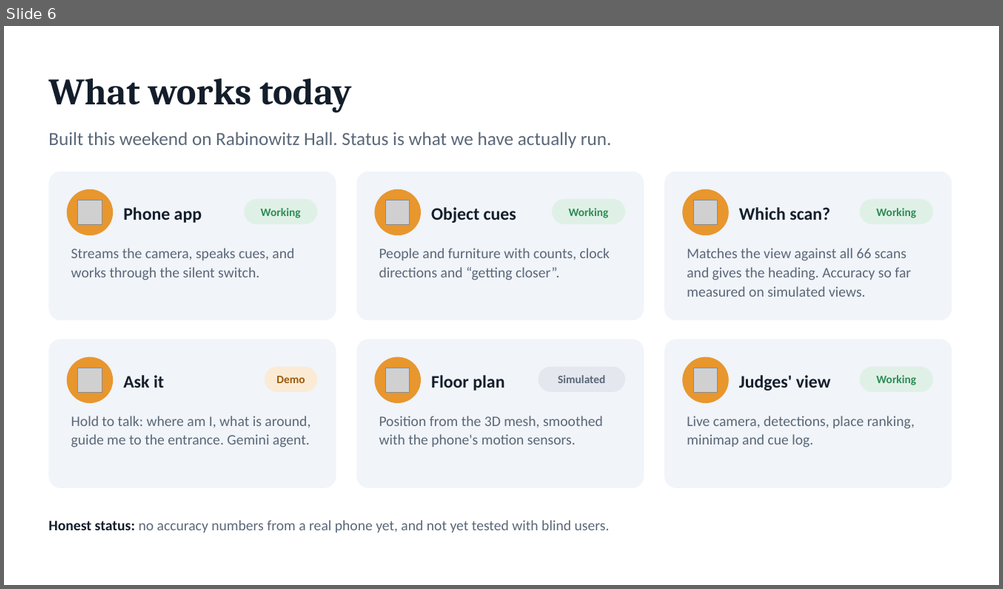
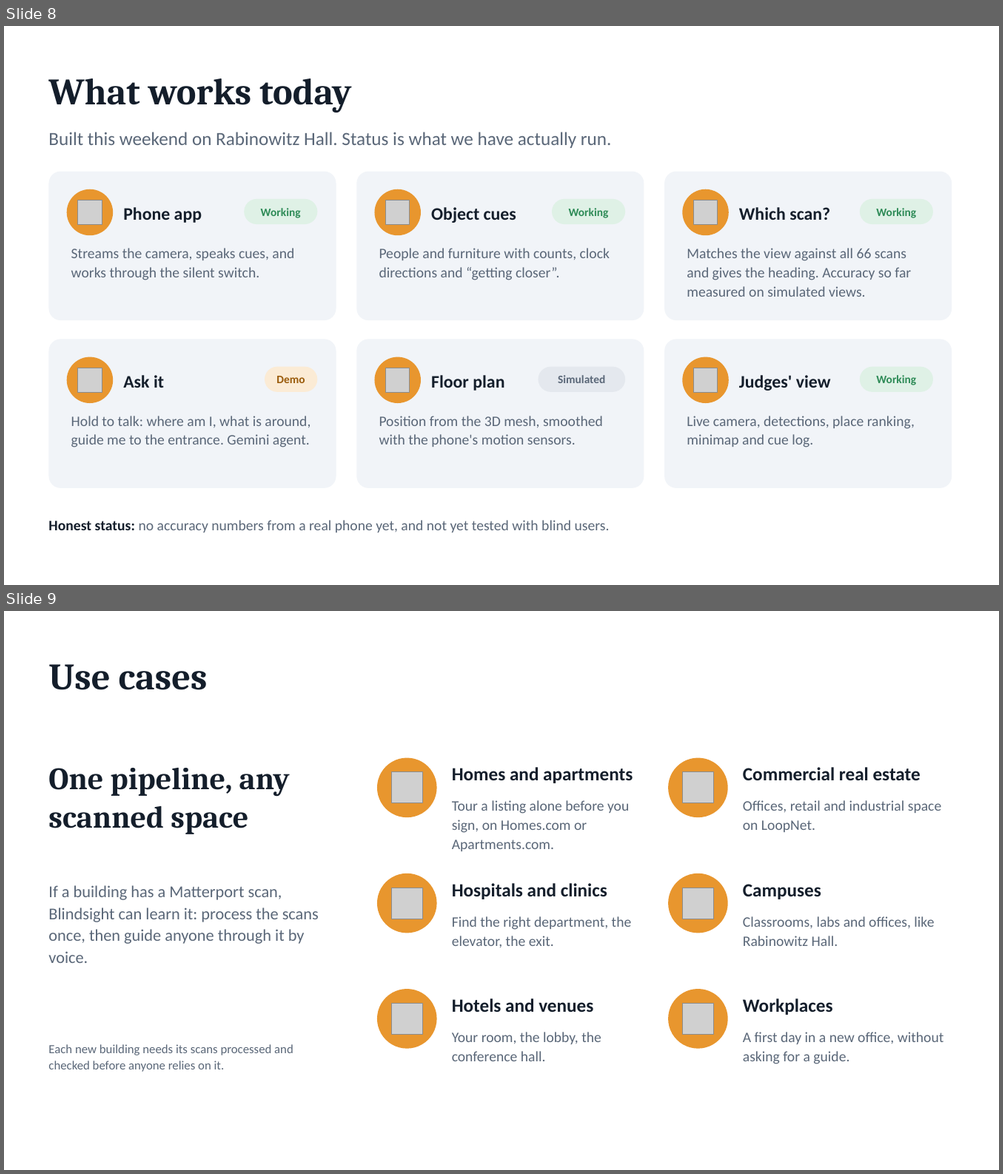
Before and after one commit to epicgdog/blindsight, a slide deck: slides/blindsight.pptx. Shown one above the other, each under a label of ours: slide 6 before the commit, slides 8 and 9 after it. The pictures are 1003x589 and 1003x1174 pixels, drawn with LibreOffice and Linux fonts; fonts in the diff are those of the drawing; grey boxes stand for pictures. Boxes give left, top, right and bottom in pixels: in the first picture for what was removed or moved away, otherwise in the second. Text is boxed around its words. In the diff, an @@ line names an element or a change of style, - is before the commit and + after.

```diff
--- a/slides/blindsight.pptx
+++ b/slides/blindsight.pptx
@@ slide 9 added at <box>4,611,999,1170</box>, background #FFFFFF @@
@@ text added at <box>48,664,208,690</box>, 36 pt, text #141E2B, bold @@
+Use cases
@@ ellipse added at <box>377,758,437,817</box>, fill #E8962E @@
@@ ellipse added at <box>668,758,728,817</box>, fill #E8962E @@
@@ text added at <box>48,768,290,834</box>, 30 pt, text #141E2B, bold @@
+One pipeline, any scanned space
@@ picture added at <box>391,772,423,803</box> @@
@@ text added at <box>452,767,632,783</box>, 18 pt, text #141E2B, bold @@
+Homes and apartments
@@ picture added at <box>683,772,714,803</box> @@
@@ text added at <box>743,767,920,780</box>, 18 pt, text #141E2B, bold @@
+Commercial real estate
@@ text added at <box>452,800,629,851</box>, 14 pt, text #5A6778 @@
+Tour a listing alone before you sign, on Homes.com or Apartments.com.
@@ text added at <box>743,800,941,832</box>, 14 pt, text #5A6778 @@
+Offices, retail and industrial space on LoopNet.
@@ ellipse added at <box>377,874,437,934</box>, fill #E8962E @@
@@ ellipse added at <box>668,874,728,934</box>, fill #E8962E @@
@@ text added at <box>48,886,318,963</box>, 16 pt, text #5A6778 @@
+If a building has a Matterport scan, Blindsight can learn it: process the scans once, then guide anyone through it by voice.
@@ picture added at <box>391,888,423,919</box> @@
@@ text added at <box>452,883,607,900</box>, 18 pt, text #141E2B, bold @@
+Hospitals and clinics
@@ picture added at <box>683,888,714,919</box> @@
@@ text added at <box>743,884,821,900</box>, 18 pt, text #141E2B, bold @@
+Campuses
@@ text added at <box>452,917,632,948</box>, 14 pt, text #5A6778 @@
+Find the right department, the elevator, the exit.
@@ text added at <box>743,917,933,946</box>, 14 pt, text #5A6778 @@
+Classrooms, labs and offices, like Rabinowitz Hall.
@@ ellipse added at <box>377,989,437,1049</box>, fill #E8962E @@
@@ picture added at <box>391,1003,423,1035</box> @@
@@ text added at <box>452,999,593,1012</box>, 18 pt, text #141E2B, bold @@
+Hotels and venues
@@ ellipse added at <box>668,989,728,1049</box>, fill #E8962E @@
@@ picture added at <box>683,1003,714,1035</box> @@
@@ text added at <box>743,999,833,1015</box>, 18 pt, text #141E2B, bold @@
+Workplaces
@@ text added at <box>452,1032,601,1062</box>, 14 pt, text #5A6778 @@
+Your room, the lobby, the conference hall.
@@ text added at <box>743,1032,944,1065</box>, 14 pt, text #5A6778 @@
+A first day in a new office, without asking for a guide.
@@ text added at <box>48,1045,293,1072</box>, 12 pt, text #5A6778 @@
+Each new building needs its scans processed and checked before anyone relies on it.
@@ what was slide 6 is now slide 8 @@
```
Also in this commit, not shown: 3 slides changed, 4 other slides added, 15 other files.
